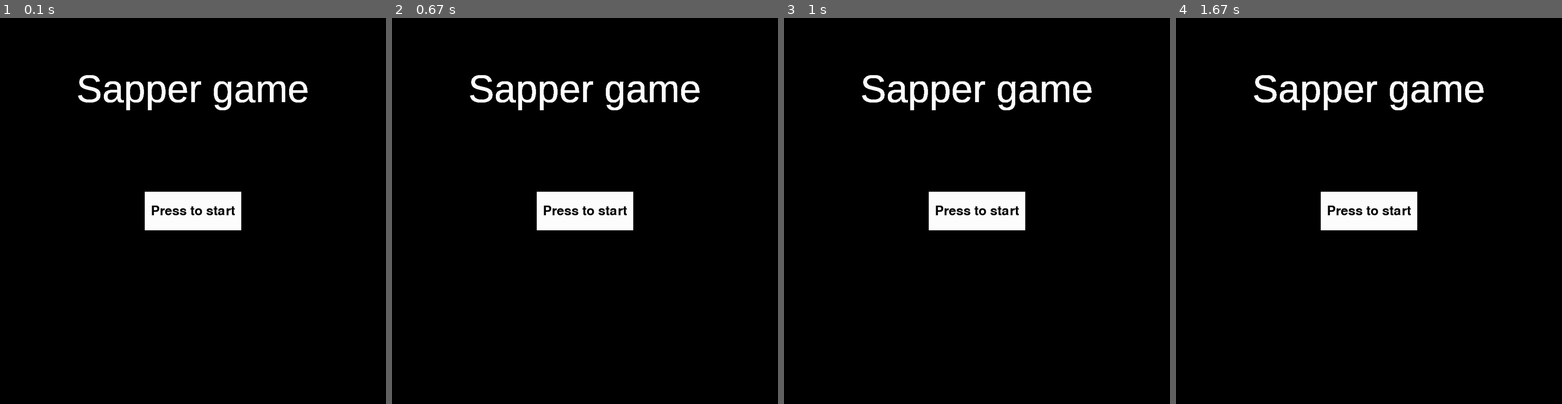
Above: before the commit, frames 1-4 (left to right).
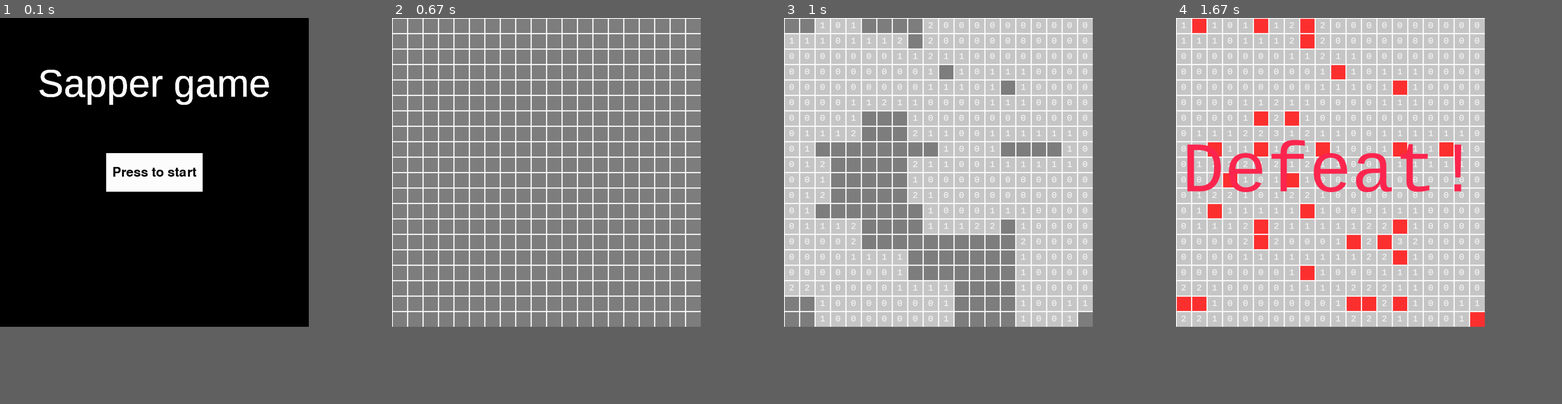
Above: after the commit, the same moments.

Repository: Ismaxis/Pygame-Sapper
Game: pygame game, started from main.py
Same seed, same stepped clock (60 frames per second), same inputs: the game is played once before the commit and once after it.
Inputs (mouse positions are in pixels of both pictures, inside the frame that each line leads up to):
- Up to frame 1 (0.1 s): no input
- Up to frame 2 (0.67 s): click (546, 172) at 0.38 s
- Up to frame 3 (1 s): click (841, 245) at 0.72 s
- Up to frame 4 (1.67 s): click (1338, 68) at 1.05 s
In our replay, the window is 900x900 before the commit and 720x720 after it. These sizes can differ from the game's own. Grey fills any space a smaller window leaves; there, only what the larger window draws over its background counts as a difference.

The runs differ from the first frame. In frame 1, 7.6% of the frame differs, in the area x 10-80%, y 13-55%; in frame 2, 63%, in the area x 0-80%, y 0-80%; in frame 3, 63%; in frame 4, 63%.

Commit message:
Menu mvc complete

Diff:
--- a/game.py
+++ b/game.py
@@ -54,7 +54,7 @@
                 hint_label, (rect[0] + (self.side_size - hint_label.get_width())/2, rect[1] + (self.side_size - hint_label.get_height())/2))
 
 
-class MineField:
+class Mine_field:
     def __init__(self, grid_size, mines_amount, section_size):
         self.field = []  # array of
         self.grid_size = grid_size
@@ -170,8 +170,8 @@
             GAME_END = True
 
 
-def game():
-    field = MineField(GRID_SIZE, MINES_AMOUNT, WIN_SIZE[1])
+def sapper_game():
+    field = Mine_field(GRID_SIZE, MINES_AMOUNT, WIN_SIZE[1])
     while True:
         mouse_pos = pg.mouse.get_pos()
 
--- a/main.py
+++ b/main.py
@@ -1,84 +1,41 @@
 import pygame as pg
-from game import game
-import variables
-pg.font.init()
+
+import game
+import menu
+import view
 
 
-BANNER_FONT = pg.font.SysFont("arial", 100)
-BUTTON_FONT = pg.font.SysFont("comics", 50)
-WIN_SIZE = variables.WIN_SIZE
-WIN = variables.WIN
+def is_active(button_pos, button_size, mouse_pos):
+    if button_pos[0] - button_size[0]/2 <= mouse_pos[0] <= button_pos[0] + button_size[0]/2\
+            and button_pos[1] - button_size[1]/2 <= mouse_pos[1] <= button_pos[1] + button_size[1]/2:
+        return True
+    else:
+        return False
 
 
-class Menu:
-    background = None  # todo - create bg image
-    button_size = (250, 100)
+start_menu = menu.Start_menu()
+menu_view = view.Menu_view()
 
-    banner = BANNER_FONT.render("Sapper game", True, (255, 255, 255))
+# Start menu loop
+start = False
+mouse_pressed = False
+while not start:
+    for event in pg.event.get():
+        if event.type == pg.QUIT:
+            pg.quit()
+            quit()
+        elif event.type == pg.MOUSEBUTTONDOWN:
+            mouse_pressed = True
 
-    def __init__(self):
-        center = (WIN_SIZE[0]/2, WIN_SIZE[1]/2)
-        self.button = StartButton(self.button_size, center)
+    start_menu.change_status(
+        is_active(start_menu.button_pos, start_menu.button_size, pg.mouse.get_pos()))
 
-        self.banner_pos = (
-            center[0] - self.banner.get_width()/2, center[1]/7 + self.banner.get_height()/2)
+    if start_menu.button_status and mouse_pressed:
+        start = True
 
-        del center
+    menu_view.update(start_menu.button_pos,
+                     start_menu.button_size, start_menu.button_status)
+    mouse_pressed = False
 
-    def update(self, mouse_pressed):
-        if self.button.active(pg.mouse.get_pos()):
-            self.button.color = (128, 128, 128)
-            if mouse_pressed:
-                return True
-        else:
-            self.button.color = (255, 255, 255)
-        self.draw()
-
-    def draw(self):
-        WIN.blit(self.banner, self.banner_pos)
-        self.button.draw()
-
-
-class StartButton:
-    color = (255, 255, 255)
-    text = 'Press to start'
-    label = BUTTON_FONT.render(text, True, (0, 0, 0))
-
-    def __init__(self, size, pos):
-        self.pos = pos
-        self.size = size
-        self.label_pos = (pos[0] - self.label.get_width()/2,
-                          pos[1] - self.label.get_height()/2)
-        self.rect = (pos[0] - size[0]/2, pos[1] - size[1]/2, size[0], size[1])
-
-    def draw(self):
-        pg.draw.rect(WIN, self.color, self.rect)
-        WIN.blit(self.label, self.label_pos)
-
-    def active(self, mouse_pos):
-        if self.pos[0] - self.size[0]/2 <= mouse_pos[0] <= self.pos[0] + self.size[0]/2\
-                and self.pos[1] - self.size[1]/2 <= mouse_pos[1] <= self.pos[1] + self.size[1]/2:
-            return True
-
-
-def menu():
-    menu = Menu()
-
-    mouse_pressed = False
-    while True:
-        for event in pg.event.get():
-            if event.type == pg.QUIT:
-                pg.quit()
-                quit()
-            elif event.type == pg.MOUSEBUTTONDOWN:
-                mouse_pressed = True
-
-        if menu.update(mouse_pressed):
-            WIN.fill((0, 0, 0))
-            game()
-        mouse_pressed = False
-        pg.display.update()
-
-
-# launch menu
-menu()
+# Game
+game.sapper_game()
--- /dev/null
+++ b/menu.py
@@ -0,0 +1,17 @@
+import variables
+
+WIN_SIZE = variables.WIN_SIZE
+WIN = variables.WIN
+
+
+class Start_menu:
+    win_center = (WIN_SIZE[0]/2, WIN_SIZE[1]/2)
+
+    banner_pos = (WIN_SIZE[0]/2, WIN_SIZE[1]/14)
+
+    button_pos = (WIN_SIZE[0]/2, WIN_SIZE[1]/2)
+    button_status = False
+    button_size = (250, 100)
+
+    def change_status(self, status):
+        self.button_status = status
--- a/variables.py
+++ b/variables.py
@@ -1,8 +1,10 @@
 import pygame as pg
 import os
-WIN_SIZE = (1000, 1000)
+WIN_SIZE = (800, 800)
 WIN = pg.display.set_mode(WIN_SIZE)
 pg.display.set_caption("Sapper")
+
+
 GRID_SIZE = 20
 MINES_AMOUNT = 30
 SIDE_SIZE = int(WIN_SIZE[1] // GRID_SIZE)
--- /dev/null
+++ b/view.py
@@ -0,0 +1,43 @@
+import pygame as pg
+import variables
+
+
+WIN = variables.WIN
+WIN_SIZE = variables.WIN_SIZE
+
+
+class Menu_view:
+    banner_font = pg.font.SysFont("arial", 100)
+    banner_label = banner_font.render("Sapper game", True, (255, 255, 255))
+
+    button_text = 'Press to start'
+    button_font = pg.font.SysFont("comics", 50)
+    button_label = button_font.render(button_text, True, (0, 0, 0))
+    button_color = (255, 255, 255)
+
+    def update(self, pos, button_size, is_active):
+        self.draw_banner(pos)
+        self.draw_button(pos, button_size, is_active)
+
+        pg.display.update()
+
+    def draw_banner(self, pos):
+        banner_pos = (pos[0] - self.banner_label.get_width()/2,
+                      pos[1]/7 + self.banner_label.get_height()/2)
+
+        WIN.blit(self.banner_label, banner_pos)
+
+    def draw_button(self, pos, button_size, is_active):
+        if is_active:
+            self.button_color = (128, 128, 128)
+        else:
+            self.button_color = (255, 255, 255)
+
+        button_rect = (pos[0] - button_size[0]/2, pos[1] - button_size[1]/2,
+                       button_size[0], button_size[1])
+
+        button_label_pos = (pos[0] - self.button_label.get_width()/2,
+                            pos[1] - self.button_label.get_height()/2)
+
+        pg.draw.rect(WIN, self.button_color, button_rect)
+        WIN.blit(self.button_label, button_label_pos)
Not shown, removed: main.spec
